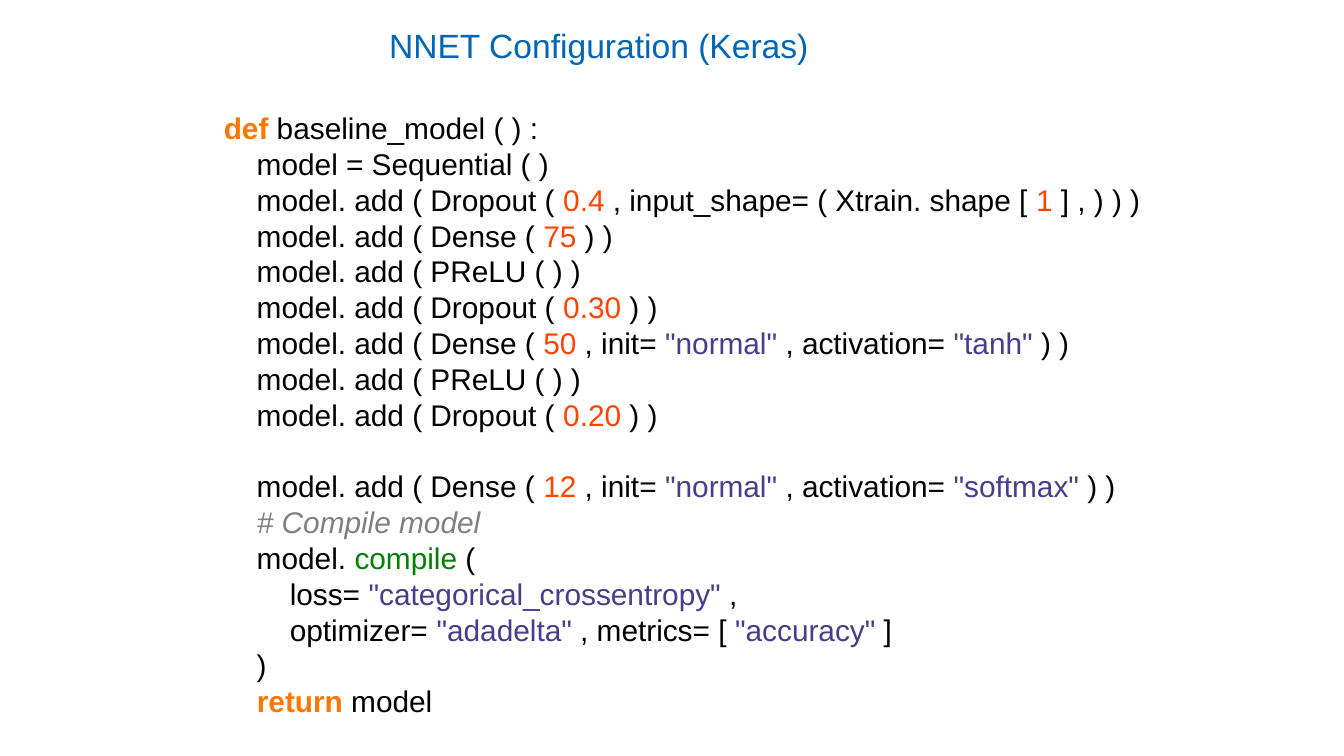
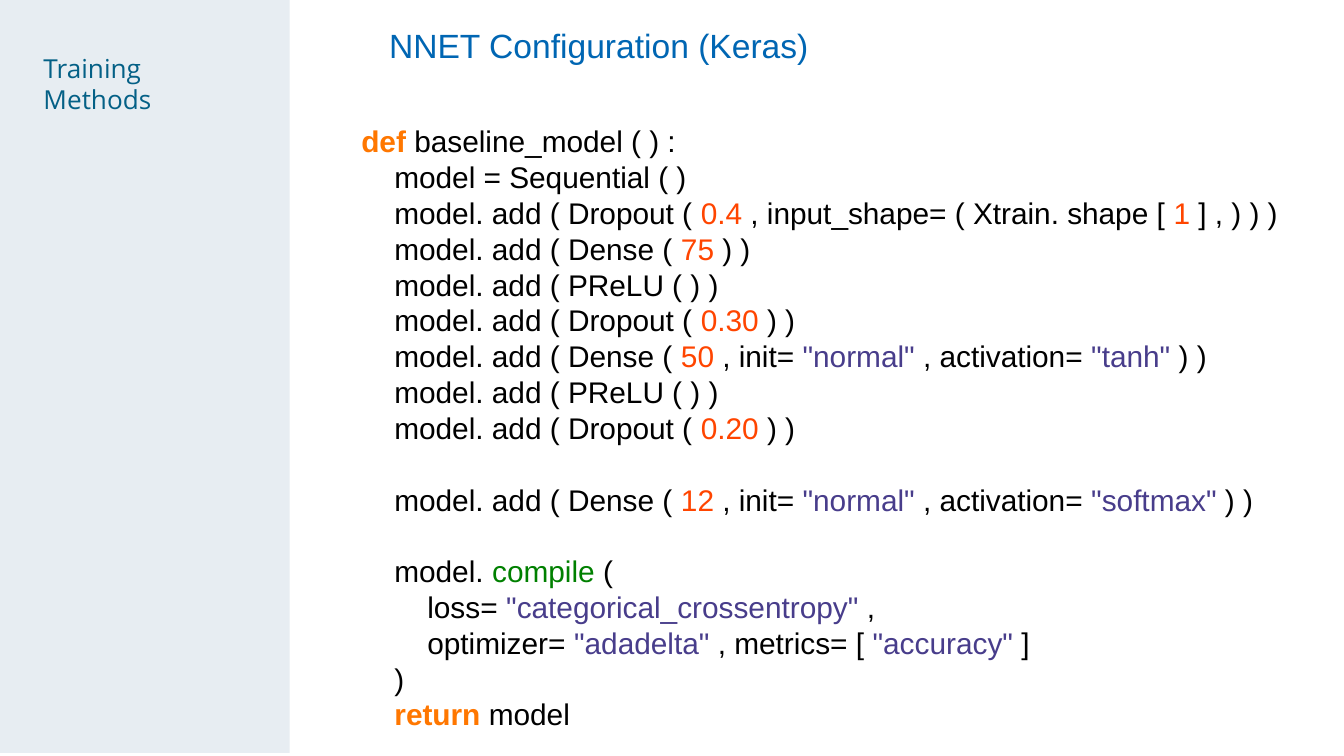
Before and after one commit to chechir/talking_data, a slide deck: slide 14 of brussels/deck_overview_detail.odp (slide 12 before the commit). Drawn at 1344x756 pixels with LibreOffice and Linux fonts; fonts in the diff are those of the drawing. Boxes give left, top, right and bottom in pixels: in the first picture for what was removed or moved away, otherwise in the second. Text is boxed around its words. In the diff, an @@ line names an element or a change of style, - is before the commit and + after.

Commit message:
more changes to deck

```diff
--- a/brussels/deck_overview_detail.odp
+++ b/brussels/deck_overview_detail.odp
@@ rectangle added at <box>0,0,289,753</box>, fill #E7EDF2 @@
@@ text added at <box>43,59,151,110</box>, 14 pt, text #046086 @@
+Training Methods
@@ text "def baseline_model ( ) : ...": place and size @@
-text "def baseline_model ( ) : ..." at <box>224,117,1079,713</box>
+text "def baseline_model ( ) : ..." at <box>361,130,1216,726</box>
@@ text at <box>361,130,1216,623</box>: text changed @@
-def baseline_model ( ) :
-model = Sequential ( )
-model. add ( Dropout ( 0.4 , input_shape= ( Xtrain. shape [ 1 ] , ) ) )
-model. add ( Dense ( 75 ) )
-model. add ( PReLU ( ) )
-model. add ( Dropout ( 0.30 ) )
-model. add ( Dense ( 50 , init= "normal" , activation= "tanh" ) )
-model. add ( PReLU ( ) )
-model. add ( Dropout ( 0.20 ) )
-model. add ( Dense ( 12 , init= "normal" , activation= "softmax" ) )
-# Compile model
-model. compile (
-loss= "categorical_crossentropy" ,
+def baseline_model ( ) :
+model = Sequential ( )
+model. add ( Dropout ( 0.4 , input_shape= ( Xtrain. shape [ 1 ] , ) ) )
+model. add ( Dense ( 75 ) )
+model. add ( PReLU ( ) )
+model. add ( Dropout ( 0.30 ) )
+model. add ( Dense ( 50 , init= "normal" , activation= "tanh" ) )
+model. add ( PReLU ( ) )
+model. add ( Dropout ( 0.20 ) )
+model. add ( Dense ( 12 , init= "normal" , activation= "softmax" ) )
+model. compile (
+loss= "categorical_crossentropy" ,
```
Also in this commit, not shown: 8 other slides changed, 2 slides added, 1 slide removed.
